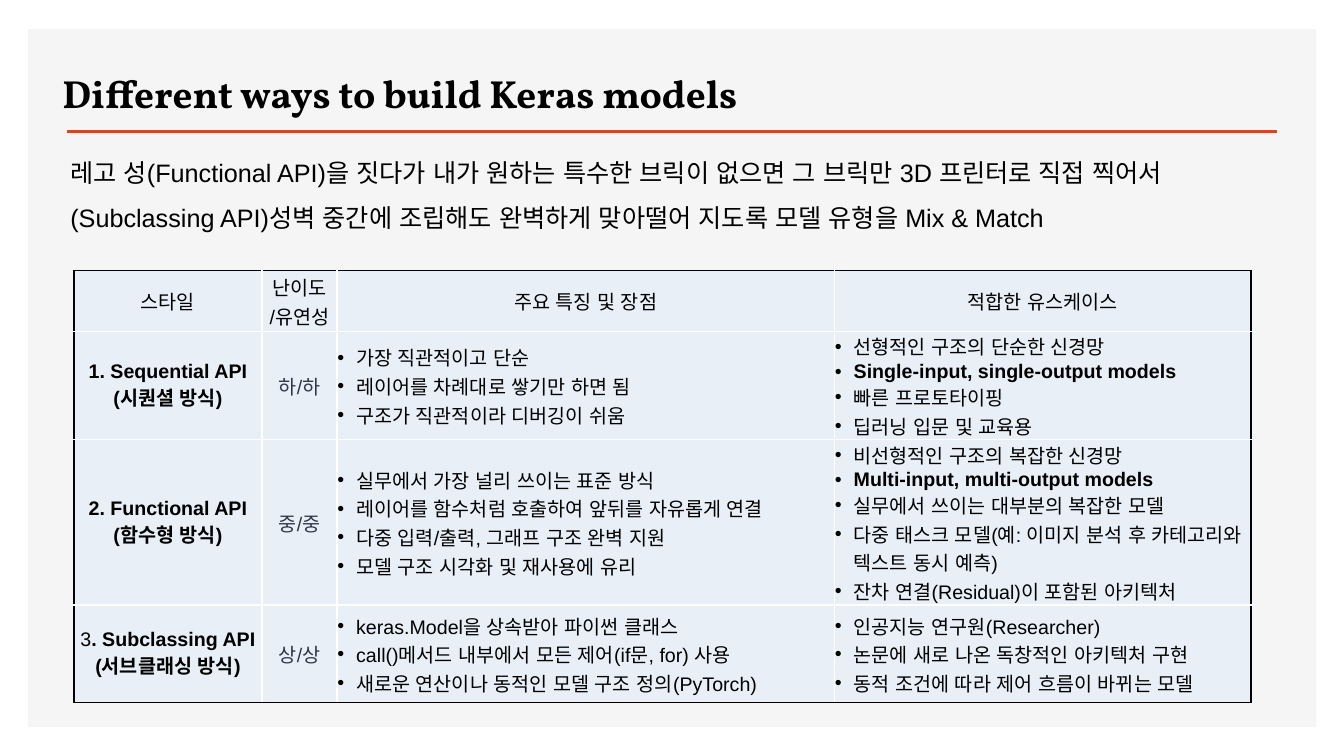
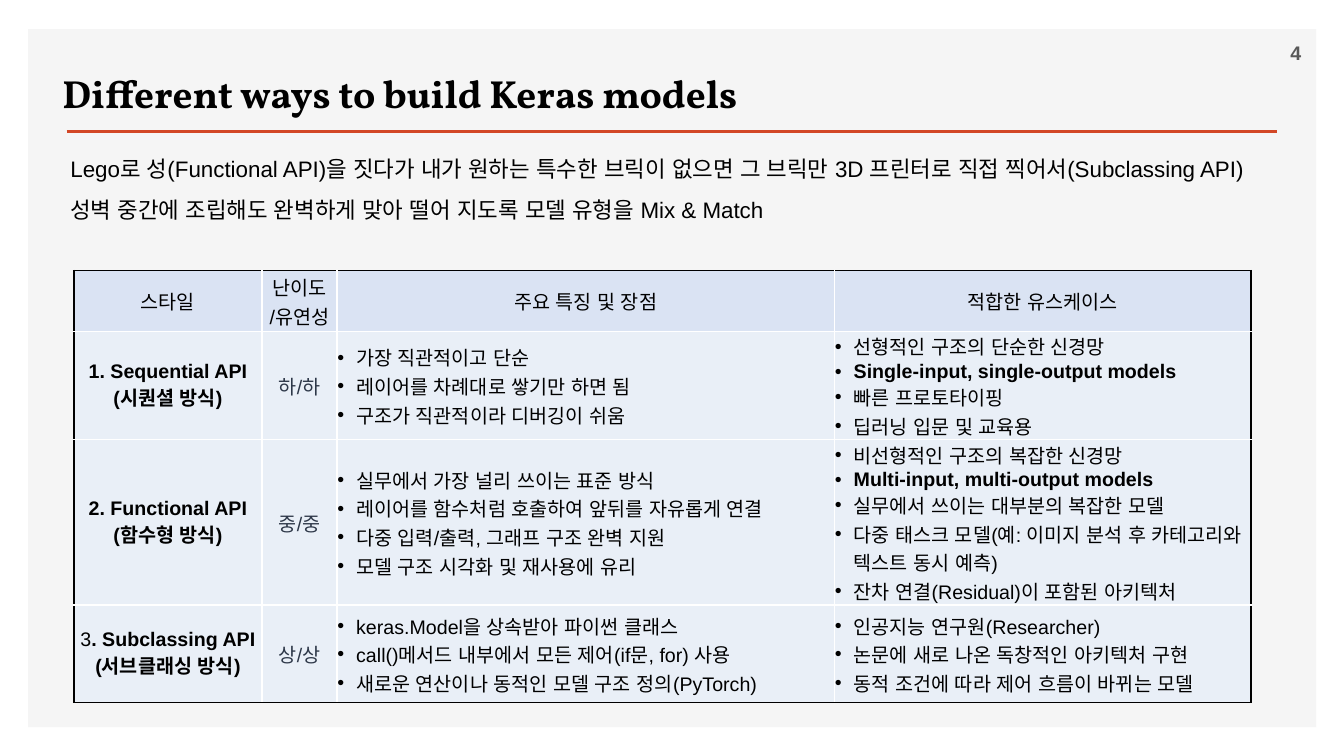
Before and after one commit to ancestor9/2026_Fall_Deep-Learning-with-Python, a slide deck: slide 4 of Chapter 07 A deep dive on Keras.pptx. Drawn at 1344x756 pixels with LibreOffice and Linux fonts; fonts in the diff are those of the drawing; background and template pictures are left out. Boxes give left, top, right and bottom in pixels: in the first picture for what was removed or moved away, otherwise in the second. Text is boxed around its words. In the diff, an @@ line names an element or a change of style, - is before the commit and + after.

```diff
--- a/Chapter 07 A deep dive on Keras.pptx
+++ b/Chapter 07 A deep dive on Keras.pptx
@@ page number moved from (x1=1159, y1=665, x2=1242, y2=706) to (x1=1290, y1=46, x2=1301, y2=60) @@
@@ page number at (x1=1290, y1=46, x2=1301, y2=60): size 12 to 14 pt, font Noto Sans CJK KR to Arial, bold on @@
@@ text at (x1=70, y1=158, x2=1243, y2=220): text changed; size 18 to 16 pt @@
-레고 성(Functional API)을 짓다가 내가 원하는 특수한 브릭이 없으면 그 브릭만 3D 프린터로 직접 찍어서(Subclassing API)성벽 중간에 조립해도 완벽하게 맞아떨어 지도록 모델 유형을 Mix & Match
+Lego로 성(Functional API)을 짓다가 내가 원하는 특수한 브릭이 없으면 그 브릭만 3D 프린터로 직접 찍어서(Subclassing API)성벽 중간에 조립해도 완벽하게 맞아 떨어 지도록 모델 유형을 Mix & Match
@@ table at (x1=74, y1=270, x2=1251, y2=699) @@
@@ fill #EAEFF7 to #DAE3F3 in row 1 @@
```
Also in this commit, not shown: 8 other slides changed, 5 slides added.
